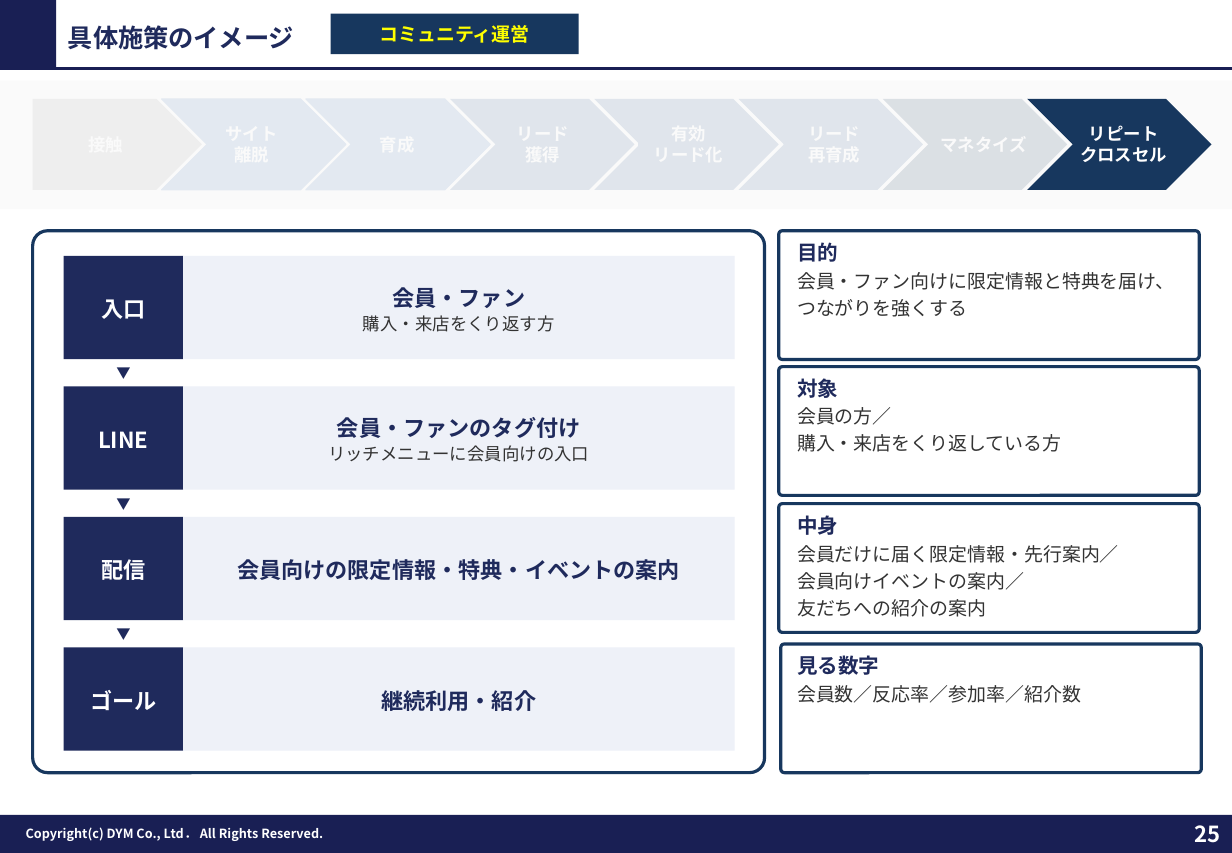
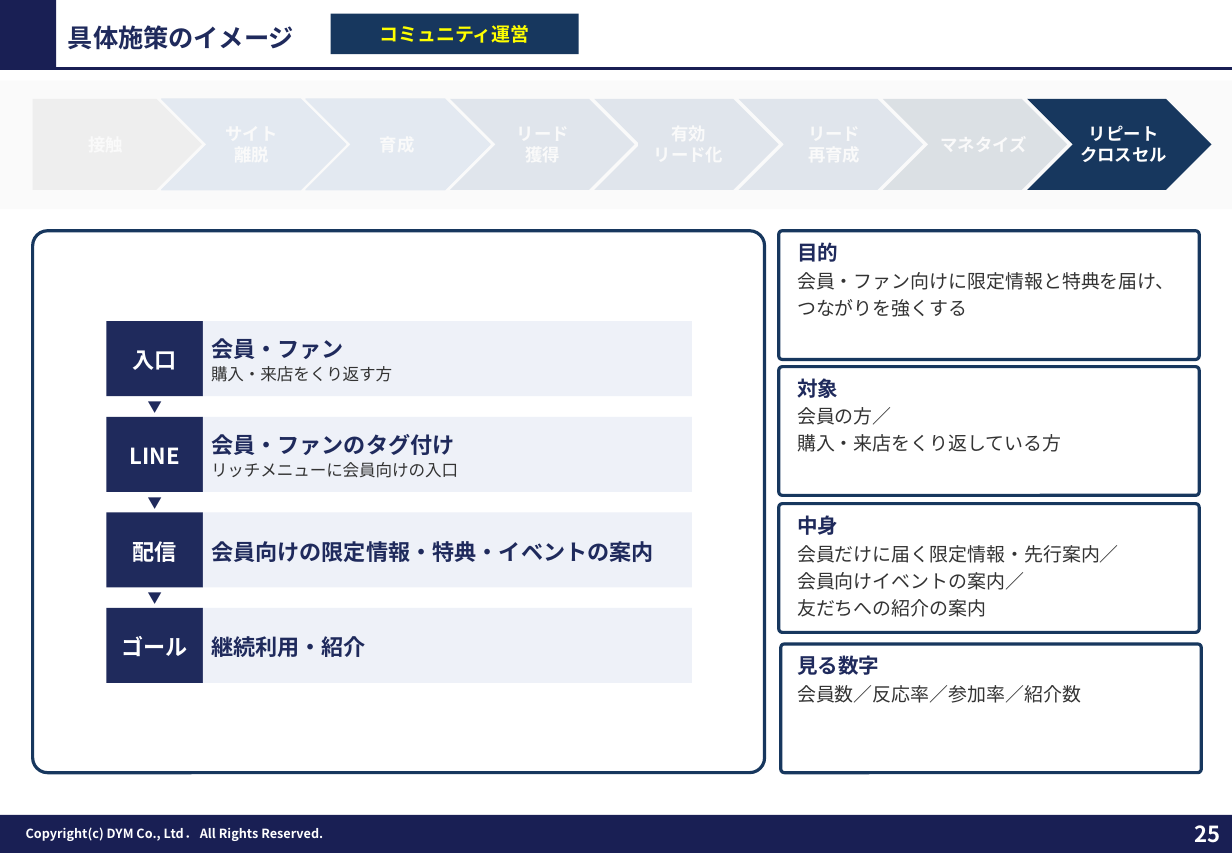
Before and after one commit to tonomura-r-dev/folder, a slide deck: slide 25 of _data/fmt/提案FMT_MAX版_20261029.pptx. Drawn at 1232x853 pixels with LibreOffice and Linux fonts; fonts in the diff are those of the drawing; background and template pictures are left out. Boxes give left, top, right and bottom in pixels: in the first picture for what was removed or moved away, otherwise in the second. Text is boxed around its words. In the diff, an @@ line names an element or a change of style, - is before the commit and + after.

```diff
--- a/_data/fmt/提案FMT_MAX版_20261029.pptx
+++ b/_data/fmt/提案FMT_MAX版_20261029.pptx
@@ rectangle "入口" resized from (x1=64, y1=256, x2=183, y2=359) to (x1=107, y1=321, x2=204, y2=396) @@
@@ rectangle "会員・ファン" resized from (x1=183, y1=256, x2=735, y2=359) to (x1=202, y1=321, x2=692, y2=396) @@
@@ rectangle "会員・ファン" at (x1=202, y1=321, x2=692, y2=396): size 11 to 10.5 pt in "購入・来店をくり返す方"; alignment centre to left @@
@@ rectangle "LINE" resized from (x1=64, y1=387, x2=183, y2=490) to (x1=107, y1=416, x2=204, y2=491) @@
@@ text "▼" rewrapped from (x1=64, y1=358, x2=183, y2=388) to (x1=107, y1=395, x2=204, y2=417) @@
@@ rectangle "会員・ファンのタグ付け" resized from (x1=183, y1=387, x2=735, y2=490) to (x1=202, y1=416, x2=692, y2=491) @@
@@ rectangle "会員・ファンのタグ付け" at (x1=202, y1=416, x2=692, y2=491): size 11 to 10.5 pt in "リッチメニューに会員向けの入口"; alignment centre to left @@
@@ text "▼" rewrapped from (x1=64, y1=488, x2=183, y2=518) to (x1=107, y1=490, x2=204, y2=513) @@
@@ rectangle "配信" resized from (x1=64, y1=516, x2=183, y2=620) to (x1=107, y1=512, x2=204, y2=587) @@
@@ rectangle "会員向けの限定情報・特典・イベントの案内" resized from (x1=183, y1=516, x2=735, y2=620) to (x1=202, y1=512, x2=692, y2=587) @@
@@ rectangle "会員向けの限定情報・特典・イベントの案内" at (x1=202, y1=512, x2=692, y2=587): alignment centre to left @@
@@ text "▼" rewrapped from (x1=64, y1=619, x2=183, y2=648) to (x1=107, y1=586, x2=204, y2=609) @@
@@ rectangle "ゴール" resized from (x1=64, y1=647, x2=183, y2=751) to (x1=107, y1=607, x2=204, y2=683) @@
@@ rectangle "継続利用・紹介" at (x1=202, y1=607, x2=692, y2=683): alignment centre to left @@
@@ rectangle "継続利用・紹介" resized from (x1=183, y1=647, x2=735, y2=751) to (x1=202, y1=607, x2=692, y2=683) @@
```
Also in this commit, not shown: 7 other slides changed, 2 other files.
